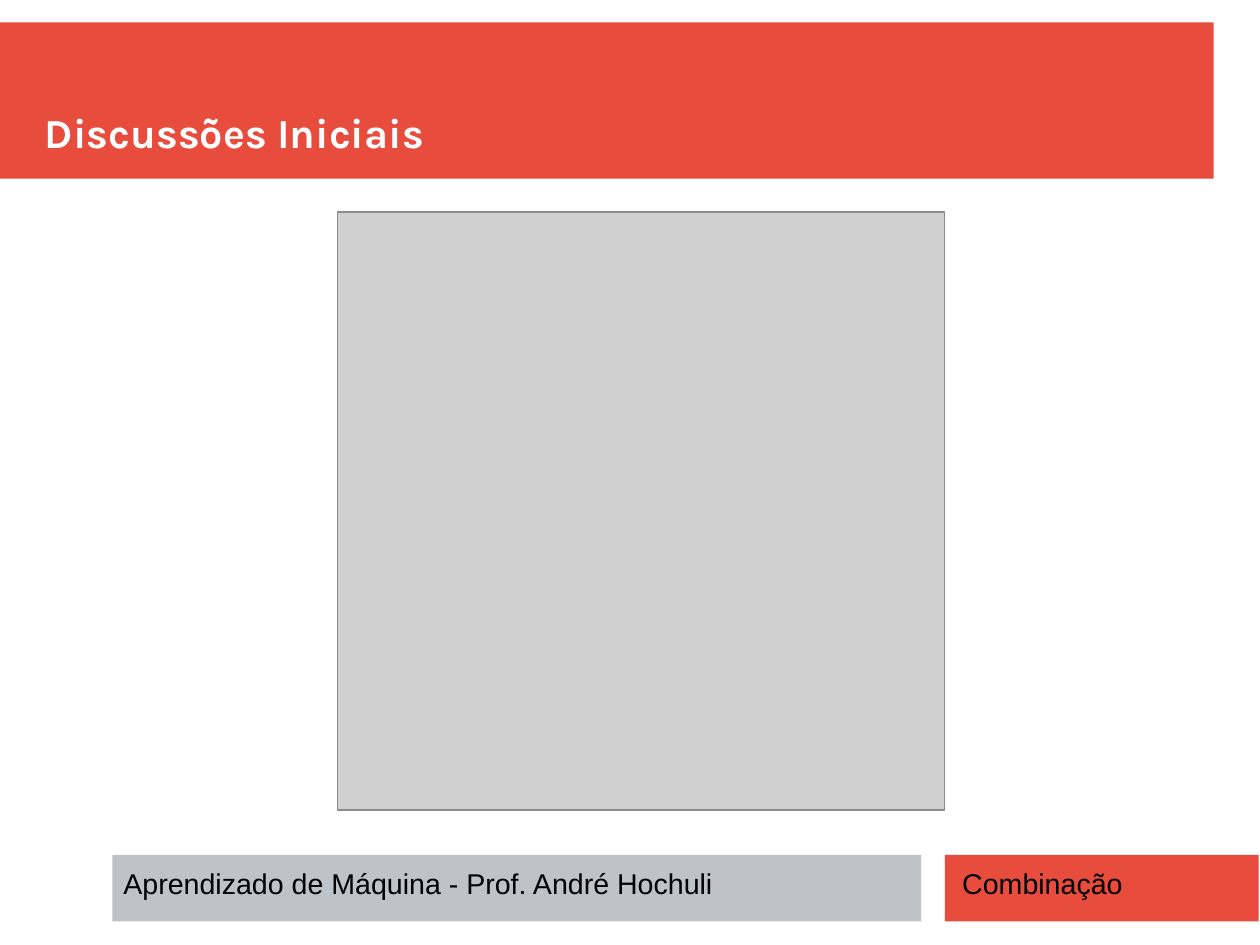
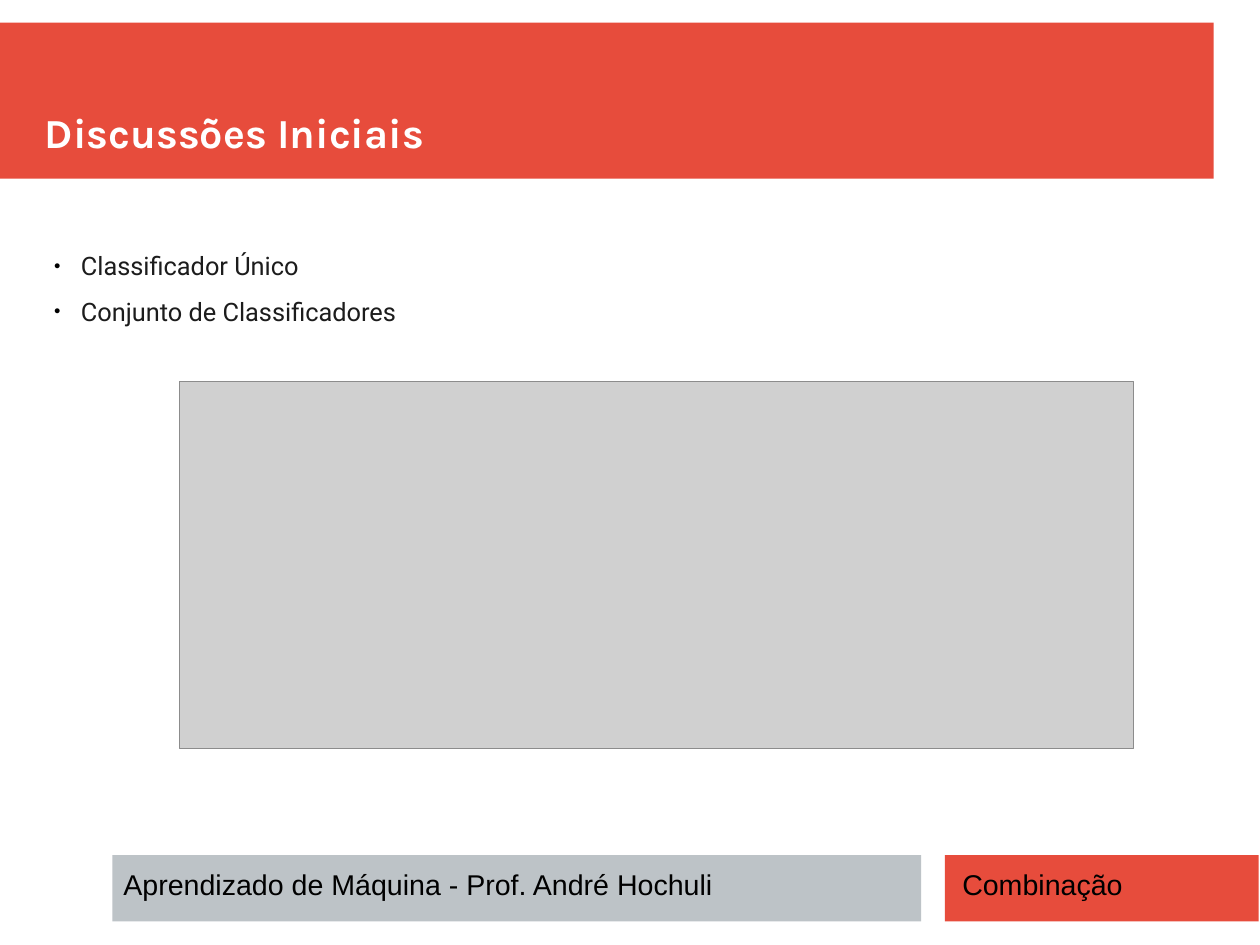
Before and after one commit to andrehochuli/teaching, a slide deck: slide 3 of AprendizadoMaquina/Tópico 02 - Aprendizado Supervisionado/Ensembles/Tópico 02 - Aprendizado-Supervisionado - Ensembles.pptx. Drawn at 1260x945 pixels with LibreOffice and Linux fonts; fonts in the diff are those of the drawing; grey boxes stand for pictures. Boxes give left, top, right and bottom in pixels: in the first picture for what was removed or moved away, otherwise in the second. Text is boxed around its words. In the diff, an @@ line names an element or a change of style, - is before the commit and + after.

```diff
--- a/AprendizadoMaquina/Tópico 02 - Aprendizado Supervisionado/Ensembles/Tópico 02 - Aprendizado-Supervisionado - Ensembles.pptx
+++ b/AprendizadoMaquina/Tópico 02 - Aprendizado Supervisionado/Ensembles/Tópico 02 - Aprendizado-Supervisionado - Ensembles.pptx
@@ picture removed at (337,212,944,810) @@
@@ text added at (81,252,396,327), 16 pt, text #1C1C1C @@
+● Classificador Único
+● Conjunto de Classificadores
@@ picture added at (180,382,1134,749) @@
```
Also in this commit, not shown: 4 other slides changed, 5 slides added.
